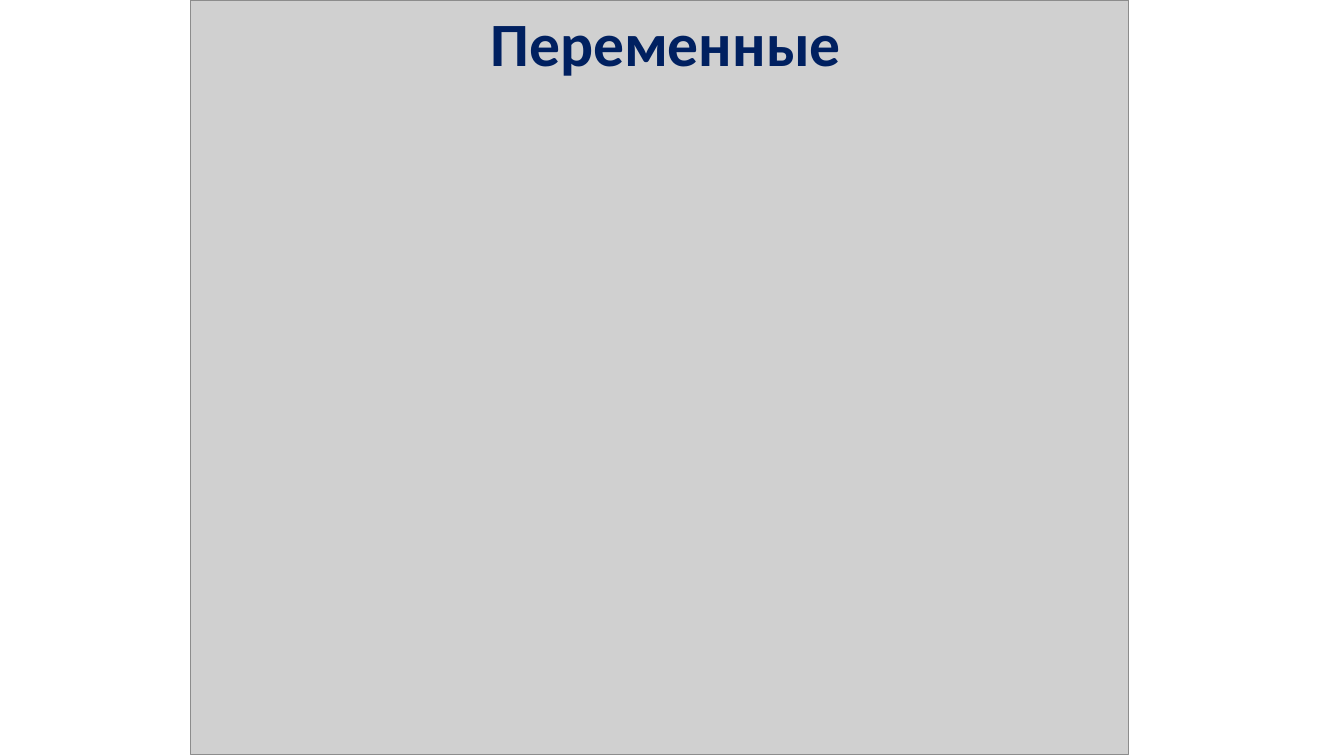
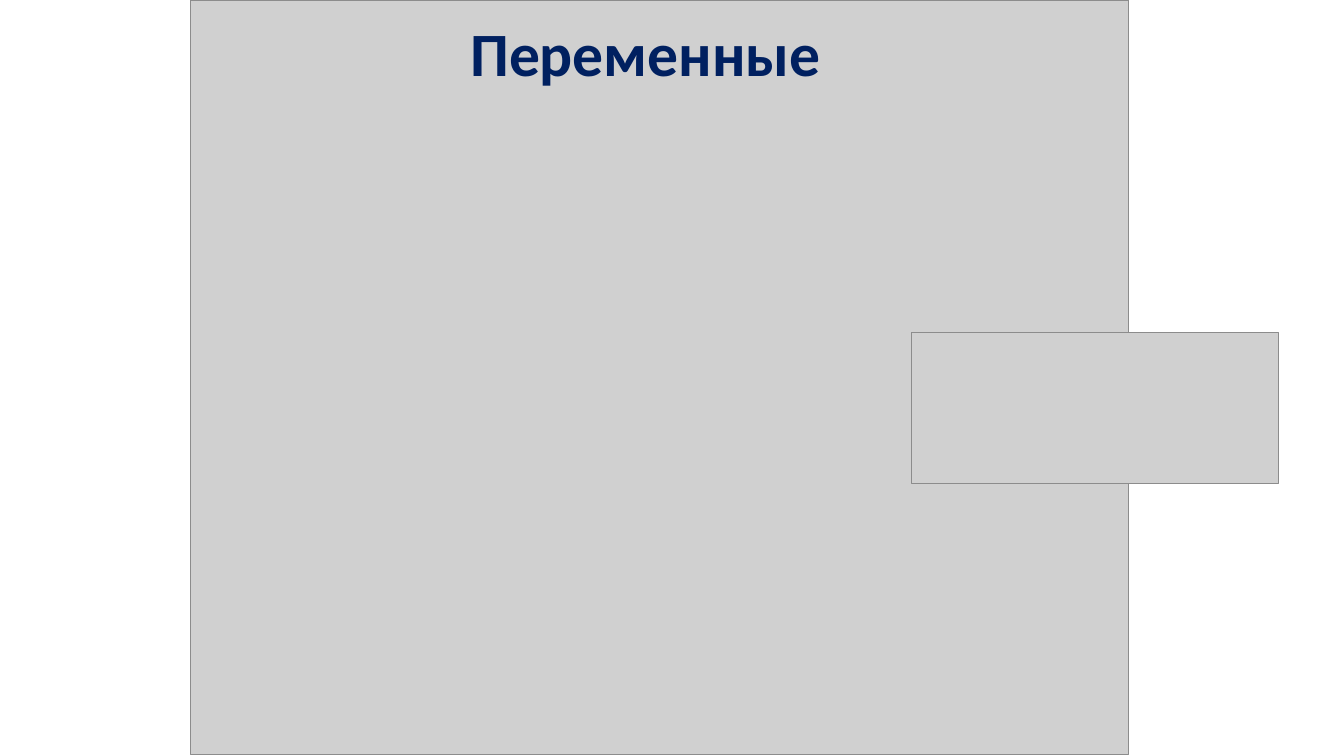
Before and after one commit to Gaarmr/skysmart, a slide deck: slide 3 of base/ls1/1.pptx. Drawn at 1344x756 pixels with LibreOffice and Linux fonts; fonts in the diff are those of the drawing; grey boxes stand for pictures. Boxes give left, top, right and bottom in pixels: in the first picture for what was removed or moved away, otherwise in the second. Text is boxed around its words. In the diff, an @@ line names an element or a change of style, - is before the commit and + after.

```diff
--- a/base/ls1/1.pptx
+++ b/base/ls1/1.pptx
@@ title "Переменные": place and size @@
-title "Переменные" at [491, 26, 841, 76]
+title "Переменные" at [470, 36, 820, 86]
@@ picture added at [912, 333, 1279, 484] @@
```
Also in this commit, not shown: 19 other files.
